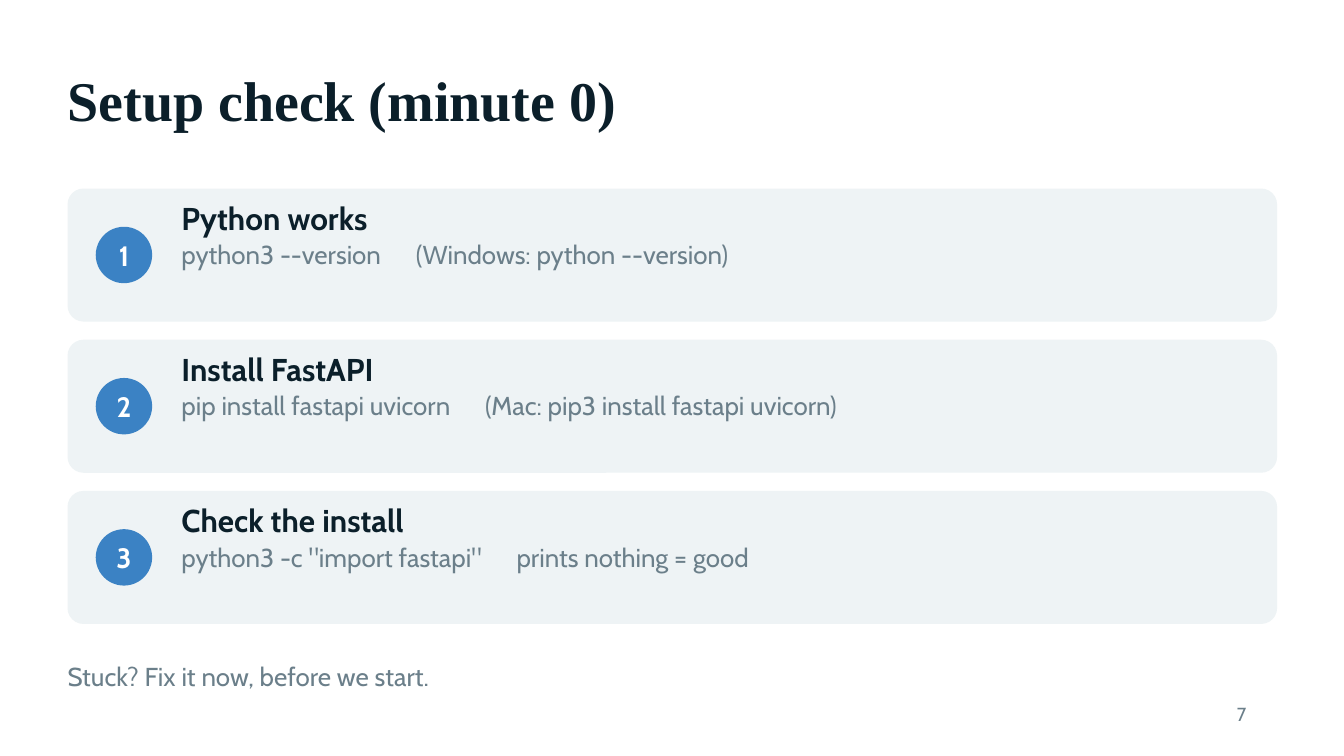
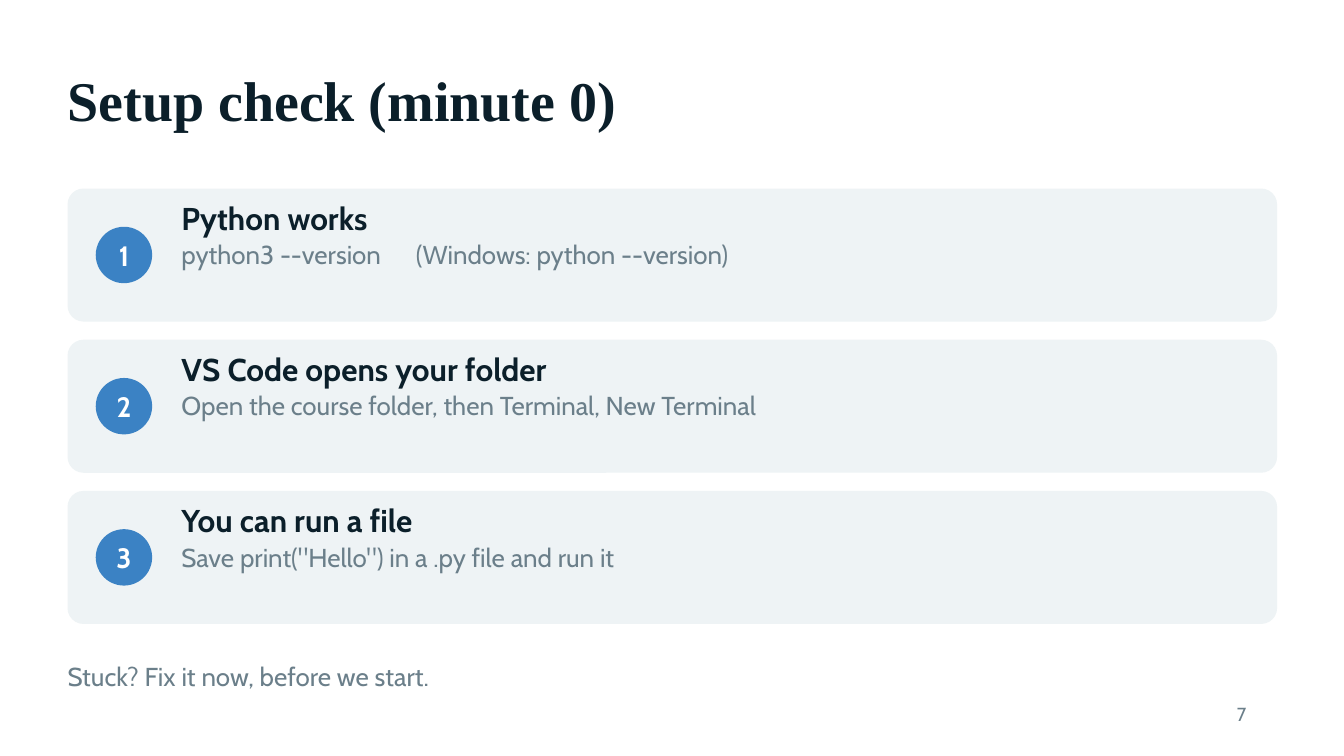
Before and after one commit to VishwasVK07/BFA, a slide deck: slide 7 of class-2/docs/class-2-slides.pptx. Drawn at 1344x756 pixels with LibreOffice and Linux fonts; fonts in the diff are those of the drawing; background and template pictures are left out. Boxes give left, top, right and bottom in pixels: in the first picture for what was removed or moved away, otherwise in the second. Text is boxed around its words. In the diff, an @@ line names an element or a change of style, - is before the commit and + after.

```diff
--- a/class-2/docs/class-2-slides.pptx
+++ b/class-2/docs/class-2-slides.pptx
@@ text at bbox=[181, 357, 547, 388]: text changed @@
-Install FastAPI
+VS Code opens your folder
@@ text at bbox=[181, 395, 756, 421]: text changed @@
-pip install fastapi uvicorn (Mac: pip3 install fastapi uvicorn)
+Open the course folder, then Terminal, New Terminal
@@ text at bbox=[181, 508, 413, 533]: text changed @@
-Check the install
+You can run a file
@@ text at bbox=[181, 547, 614, 572]: text changed @@
-python3 -c "import fastapi" prints nothing = good
+Save print("Hello") in a .py file and run it
```
Also in this commit, not shown: 3 other slides changed, 1 slide added, 7 slides removed, 9 other files.
